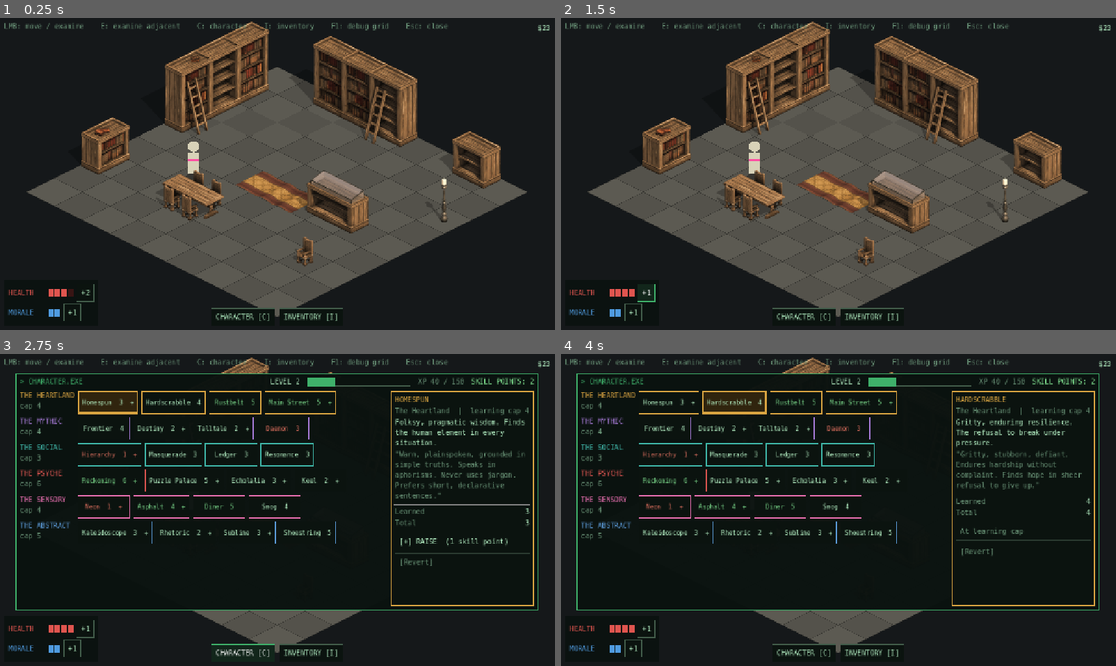
Above: before the commit, frames 1-4 (two rows, left to right).
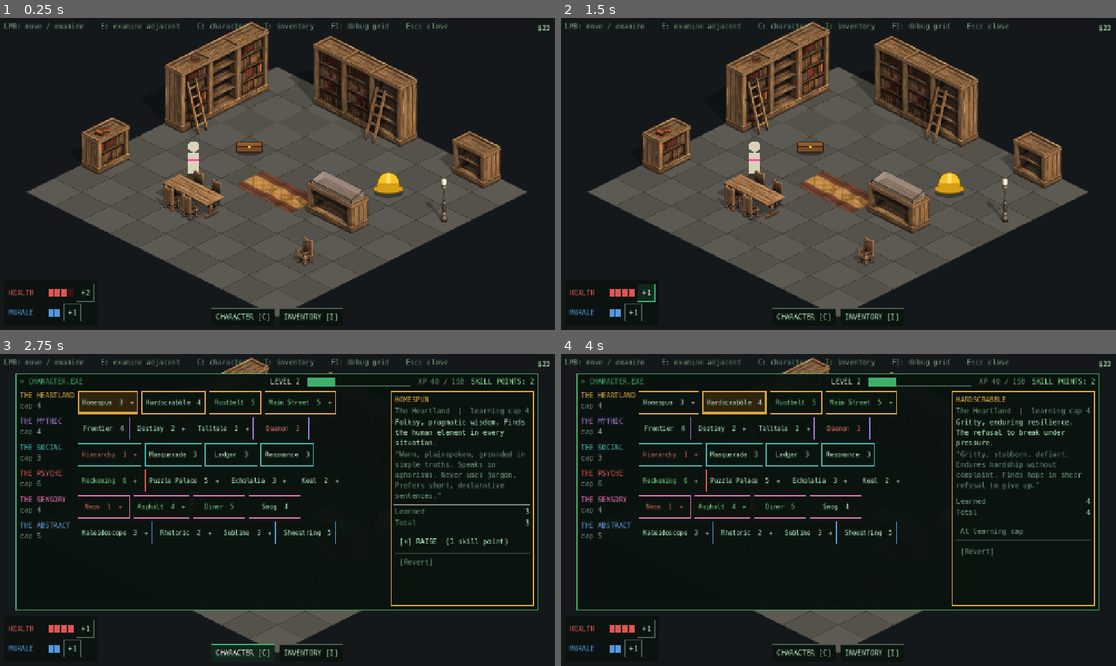
Above: after the commit, the same moments.

Repository: francisgalloway/NeonGraveyard
Game: Godot game, scene res://scenes/main.tscn
The game is run twice, just before and just after one commit, with the same random seed, the same clock (stepped at 60 frames per second) and the same inputs.
Inputs:
- Up to frame 1 (0.25 s): no input
- Up to frame 2 (1.5 s): click "+2" at 0.5 s; click "+1" at 1.25 s
- Up to frame 3 (2.75 s): click "CHARACTER [C]" at 2 s
- Up to frame 4 (4 s): click "Homespun 3 +" at 2.75 s; click "Hardscrabble 4" at 3.5 s

The runs differ from the first frame. In frame 1, 0.5% of the frame differs, in the area x 42-73%, y 39-58%; in frame 2, 0.5%; in frame 3, less than 0.1%; in frame 4, less than 0.1%.

Commit message:
Add pick-ups (hard hat) and money containers (wallet); move health/morale HUD behind other windows
Co-Authored-By: Claude Sonnet 5.5 <noreply@anthropic.com>
Claude-Session: https://claude.ai/code/session_01MG3yv5XxnnMzXfZJAKpubL

Diff:
--- /dev/null
+++ b/data/interactables/hard_hat.json
@@ -0,0 +1,10 @@
+{
+  "id": "hard_hat",
+  "name": "Hard Hat",
+  "kind": "pickup",
+  "item": "hard_hat",
+  "image": "res://assets/placeholders/hard_hat.png",
+  "origin": [64, 96],
+  "cell": [6, 2],
+  "blocking": false
+}
--- /dev/null
+++ b/data/interactables/wallet.json
@@ -0,0 +1,10 @@
+{
+  "id": "wallet",
+  "name": "Wallet",
+  "kind": "money",
+  "amount": 10,
+  "image": "res://assets/placeholders/wallet.png",
+  "origin": [64, 96],
+  "cell": [2, 3],
+  "blocking": false
+}
--- a/data/items.json
+++ b/data/items.json
@@ -24,6 +24,9 @@
     {"id": "antistatic_gloves", "name": "Anti-static Gloves", "type": "clothes", "slot": "gloves",
      "description": "[placeholder] Pale blue. Perfect for touching machines, terrible for touching people.",
      "modifiers": {"shoestring": 1, "resonance": -1}},
+    {"id": "hard_hat", "name": "Yellow Hard Hat", "type": "clothes", "slot": "headgear",
+     "description": "[placeholder] Scuffed, dented, and left behind by someone in a hurry.",
+     "modifiers": {"hardscrabble": 1, "hierarchy": -1}},
     {"id": "paperclip", "name": "Paperclip", "type": "other",
      "description": "[placeholder] Bent, reliable, and underestimated.", "modifiers": {}},
     {"id": "blank_floppy", "name": "Blank Floppy Disk", "type": "other",
--- a/data/room.json
+++ b/data/room.json
@@ -16,5 +16,5 @@
     {"sprite": "libraryChair", "dir": "S", "cell": [7, 6]},
     {"sprite": "candleStand", "dir": "S", "cell": [8, 2]}
   ],
-  "interactables": ["display_case"]
+  "interactables": ["display_case", "hard_hat", "wallet"]
 }
--- a/scripts/character.gd
+++ b/scripts/character.gd
@@ -184,6 +184,14 @@
 	changed.emit()
 
 
+func add_item(item_id: String) -> bool:
+	if not items.has(item_id):
+		return false
+	inventory.append(item_id)
+	changed.emit()
+	return true
+
+
 ## All clothes the player owns (worn first, in slot order), or all non-clothes items.
 func owned_items(type: String) -> Array[String]:
 	var out: Array[String] = []
--- a/scripts/character_menu.gd
+++ b/scripts/character_menu.gd
@@ -13,6 +13,7 @@
 const PANEL_BG := Color(0.04, 0.07, 0.06, 0.97)
 
 var _root: Control
+var _hud_layer: CanvasLayer
 var _sheet: PanelContainer
 var _sheet_body: VBoxContainer
 var _inv: PanelContainer
@@ -216,11 +217,21 @@
 
 
 func _build_hud() -> void:
+	# Health and morale live on a low layer so dialogue and menu windows draw over them.
+	_hud_layer = CanvasLayer.new()
+	_hud_layer.layer = 5
+	add_child(_hud_layer)
+	var hud_root := Control.new()
+	hud_root.theme = UIStyle.make_theme()
+	hud_root.set_anchors_preset(Control.PRESET_FULL_RECT)
+	hud_root.mouse_filter = Control.MOUSE_FILTER_IGNORE
+	_hud_layer.add_child(hud_root)
+
 	var box := PanelContainer.new()
 	box.add_theme_stylebox_override("panel", UIStyle.box(UIStyle.DIM.darkened(0.3), Color(0.04, 0.07, 0.06, 0.88), 1))
 	box.set_anchors_and_offsets_preset(Control.PRESET_BOTTOM_LEFT, Control.PRESET_MODE_MINSIZE, 12)
 	box.grow_vertical = Control.GROW_DIRECTION_BEGIN
-	_root.add_child(box)
+	hud_root.add_child(box)
 	var vb := VBoxContainer.new()
 	box.add_child(vb)
 	var h := _bar_row("HEALTH", HEALTH_COLOR, "health")
--- a/scripts/dialogue_ui.gd
+++ b/scripts/dialogue_ui.gd
@@ -20,6 +20,7 @@
 var _scroll: ScrollContainer
 var _log: VBoxContainer
 var _choices: VBoxContainer
+var _toasts: VBoxContainer
 var _data: Dictionary = {}
 var _is_open := false
 
@@ -37,6 +38,7 @@
 	_root.mouse_filter = Control.MOUSE_FILTER_IGNORE
 	add_child(_root)
 	_build_dialogue()
+	_build_toasts()
 	_build_hint()
 
 
@@ -103,6 +105,31 @@
 	_choices = VBoxContainer.new()
 	_choices.add_theme_constant_override("separation", 4)
 	vb.add_child(_choices)
+
+
+func _build_toasts() -> void:
+	_toasts = VBoxContainer.new()
+	_toasts.add_theme_constant_override("separation", 6)
+	_toasts.mouse_filter = Control.MOUSE_FILTER_IGNORE
+	_toasts.set_anchors_and_offsets_preset(Control.PRESET_CENTER_TOP, Control.PRESET_MODE_MINSIZE, 44)
+	_toasts.grow_horizontal = Control.GROW_DIRECTION_BOTH
+	_root.add_child(_toasts)
+
+
+## A short non-blocking notice at the top of the screen ("Picked up: ...").
+func toast(text: String, color: Color = FG) -> void:
+	var pc := PanelContainer.new()
+	pc.mouse_filter = Control.MOUSE_FILTER_IGNORE
+	pc.add_theme_stylebox_override("panel", _box(color, BG, 2))
+	var l := Label.new()
+	l.text = text
+	l.add_theme_color_override("font_color", color)
+	pc.add_child(l)
+	_toasts.add_child(pc)
+	var tw := create_tween()
+	tw.tween_interval(2.4)
+	tw.tween_property(pc, "modulate:a", 0.0, 0.5)
+	tw.tween_callback(pc.queue_free)
 
 
 func _build_hint() -> void:
--- a/scripts/room.gd
+++ b/scripts/room.gd
@@ -2,7 +2,7 @@
 ## The prototype room: floor, props, player, interactables, click-to-move.
 ##
 ## Everything in the room comes from data/room.json and data/interactables/*.json.
-## Controls: left-click to move or examine, E to examine something adjacent,
+## Controls: left-click to move, examine or pick up, E to examine something adjacent,
 ## C for the character sheet, I for the inventory, F1 for the debug grid,
 ## Esc closes whatever is open.
 
@@ -60,11 +60,15 @@
 
 	for id in room["interactables"]:
 		var data: Dictionary = _load_json("%s%s.json" % [INTERACTABLE_DIR, id])
+		if String(data.get("kind", "dialogue")) == "pickup" and GameState.has_flag("taken:%s" % data["id"]):
+			continue
 		var spr := _spawn_sprite(data, _entities)
 		click_targets.append({"sprite": spr, "data": data})
+		var blocking: bool = data.get("blocking", true)
 		for c in data.get("solid", [data["cell"]]):
 			var cell := Vector2i(int(c[0]), int(c[1]))
-			solid[cell] = true
+			if blocking:
+				solid[cell] = true
 			interactables[cell] = data
 
 	_setup_pathfinding()
@@ -103,9 +107,14 @@
 
 func _spawn_sprite(d: Dictionary, parent: Node2D) -> Sprite2D:
 	var spr := Sprite2D.new()
-	spr.texture = load("%s%s_%s.png" % [SPRITE_DIR, d["sprite"], d["dir"]])
 	spr.centered = false
-	spr.offset = -Iso.SPRITE_ORIGIN
+	if d.has("image"):
+		# Standalone placeholder image: "origin" is the pixel that sits on the cell centre.
+		spr.texture = load(String(d["image"]))
+		spr.offset = -Vector2(float(d["origin"][0]), float(d["origin"][1]))
+	else:
+		spr.texture = load("%s%s_%s.png" % [SPRITE_DIR, d["sprite"], d["dir"]])
+		spr.offset = -Iso.SPRITE_ORIGIN
 	spr.position = Iso.cell_to_world(Vector2(float(d["cell"][0]), float(d["cell"][1])))
 	parent.add_child(spr)
 	return spr
@@ -213,9 +222,49 @@
 		_open(data)
 
 
+## What happens when the player interacts with an object, by its "kind":
+## "pickup" goes into the inventory and leaves the room, "money" gives cash once,
+## anything else (the default, "dialogue") opens the dialogue panel.
 func _open(data: Dictionary) -> void:
 	pending = {}
-	ui.open(data)
+	match String(data.get("kind", "dialogue")):
+		"pickup":
+			_pick_up(data)
+		"money":
+			_loot_money(data)
+		_:
+			ui.open(data)
+
+
+func _pick_up(data: Dictionary) -> void:
+	var item_id := String(data["item"])
+	Character.add_item(item_id)
+	GameState.set_flag("taken:%s" % data["id"])
+	_remove_interactable(data)
+	ui.toast("Picked up: %s" % Character.item_name(item_id), UIStyle.GOOD)
+
+
+func _loot_money(data: Dictionary) -> void:
+	var key := "looted:%s" % data["id"]
+	if GameState.has_flag(key):
+		ui.toast("The %s is empty." % String(data["name"]).to_lower(), UIStyle.DIM)
+		return
+	GameState.set_flag(key)
+	var amount := int(data["amount"])
+	Character.add_money(amount)
+	ui.toast("+%s%d  from the %s" % [Character.currency, amount, String(data["name"]).to_lower()], UIStyle.GOOD)
+
+
+func _remove_interactable(data: Dictionary) -> void:
+	for cell in _cells_of(data):
+		interactables.erase(cell)
+		solid.erase(cell)
+		if astar.is_in_boundsv(cell):
+			astar.set_point_solid(cell, false)
+	for i in range(click_targets.size() - 1, -1, -1):
+		if is_same(click_targets[i]["data"], data):
+			click_targets[i]["sprite"].queue_free()
+			click_targets.remove_at(i)
 
 
 func _cells_of(data: Dictionary) -> Array[Vector2i]:
--- a/tests/run_tests.gd
+++ b/tests/run_tests.gd
@@ -68,6 +68,9 @@
 	var data_ok := true
 	for id in room["interactables"]:
 		var d: Dictionary = JSON.parse_string(FileAccess.get_file_as_string("res://data/interactables/%s.json" % id))
+		if d.get("kind", "dialogue") != "dialogue":
+			data_ok = data_ok and FileAccess.file_exists(String(d["image"]))
+			continue
 		data_ok = data_ok and FileAccess.file_exists("res://assets/kenney_library/Isometric/%s_%s.png" % [d["sprite"], d["dir"]])
 		for entry in d["passives"] + d["actives"]:
 			data_ok = data_ok and skills.skills.has(entry["skill"]) and (typeof(entry["difficulty"]) != TYPE_STRING or skills.DIFFICULTIES.has(entry["difficulty"]))
--- /dev/null
+++ b/tests/screenshot_pickups.gd
@@ -0,0 +1,44 @@
+extends SceneTree
+## Renders the room with pick-ups, the HUD under the dialogue, and the toasts:
+##   xvfb-run -a godot --rendering-driver opengl3 --path . --script tests/screenshot_pickups.gd -- OUT_DIR
+
+func _initialize() -> void:
+	var out_dir := "/tmp"
+	var args := OS.get_cmdline_user_args()
+	if args.size() > 0:
+		out_dir = args[0]
+	var scene: Node = load("res://scenes/main.tscn").instantiate()
+	root.add_child(scene)
+	for i in 6:
+		await process_frame
+	_save("%s/pick_room.png" % out_dir)
+
+	scene.ui.open(scene.interactables[Vector2i(6, 4)])
+	for i in 6:
+		await process_frame
+	_save("%s/pick_dialogue.png" % out_dir)
+	scene.ui.close()
+
+	var hat: Dictionary
+	var wallet: Dictionary
+	for t in scene.click_targets:
+		if t["data"]["id"] == "hard_hat":
+			hat = t["data"]
+		elif t["data"]["id"] == "wallet":
+			wallet = t["data"]
+	scene._open(wallet)
+	scene._open(hat)
+	for i in 6:
+		await process_frame
+	_save("%s/pick_toast.png" % out_dir)
+	scene.menu.open_inventory()
+	scene.menu._selected_item = "hard_hat"
+	scene.menu._refresh()
+	for i in 4:
+		await process_frame
+	_save("%s/pick_inventory.png" % out_dir)
+	quit(0)
+
+
+func _save(path: String) -> void:
+	print("saved ", path, " err=", root.get_texture().get_image().save_png(path))
--- a/tests/test_character.gd
+++ b/tests/test_character.gd
@@ -20,7 +20,7 @@
 
 	# --- starting state -------------------------------------------------------
 	check(ch.money == 23 and ch.level == 2 and ch.xp == 40 and ch.skill_points == 2, "starting money, level, XP and skill points load")
-	check(ch.items.size() == 11, "11 items loaded (got %d)" % ch.items.size())
+	check(ch.items.size() == 12, "12 items loaded (got %d)" % ch.items.size())
 
 	# --- data validation ------------------------------------------------------
 	var items_ok := true
--- /dev/null
+++ b/tests/test_pickups.gd
@@ -0,0 +1,82 @@
+extends SceneTree
+## Headless checks for pick-ups, money containers and HUD layering. Run with:
+##   godot --headless --path . --script tests/test_pickups.gd
+
+var failures := 0
+
+
+func check(cond: bool, msg: String) -> void:
+	if cond:
+		print("PASS  ", msg)
+	else:
+		print("FAIL  ", msg)
+		failures += 1
+
+
+func _wait(cond: Callable, max_frames: int = 1500) -> bool:
+	var f := 0
+	while not cond.call() and f < max_frames:
+		await process_frame
+		f += 1
+	return cond.call()
+
+
+func _find(scene: Node, id: String) -> Dictionary:
+	for t in scene.click_targets:
+		if t["data"]["id"] == id:
+			return t["data"]
+	return {}
+
+
+func _initialize() -> void:
+	var ch := root.get_node("Character")
+	var state := root.get_node("GameState")
+	await process_frame
+	Engine.time_scale = 10.0
+	var scene: Node = load("res://scenes/main.tscn").instantiate()
+	root.add_child(scene)
+	await process_frame
+	await process_frame
+
+	var hat := _find(scene, "hard_hat")
+	var wallet := _find(scene, "wallet")
+	check(not hat.is_empty() and not wallet.is_empty(), "hard hat and wallet are in the room")
+	check(scene.click_targets.size() == 3, "room has 3 interactables (case, hat, wallet)")
+	check(not scene.solid.has(Vector2i(6, 2)) and not scene.solid.has(Vector2i(2, 3)), "pick-ups do not block movement")
+	check(scene.interactables.has(Vector2i(6, 2)) and scene.interactables.has(Vector2i(2, 3)), "pick-ups are interactable")
+
+	# --- HUD layering ---------------------------------------------------------
+	check(scene.menu._hud_layer.layer < scene.ui.layer and scene.ui.layer < scene.menu.layer, "health/morale HUD is behind the dialogue, which is behind the menus")
+
+	# --- wallet: money-only container ----------------------------------------
+	var money0: int = ch.money
+	scene._go_interact(wallet)
+	check(scene.player.is_walking(), "clicking the wallet sends the player to it")
+	var got: bool = await _wait(func() -> bool: return ch.money != money0)
+	check(got and ch.money == money0 + 10, "walking up to the wallet gives $10 (money %d -> %d)" % [money0, ch.money])
+	check(scene.interactables.has(Vector2i(2, 3)) and _find(scene, "wallet") == wallet, "the wallet stays in the room")
+	scene._open(wallet)
+	check(ch.money == money0 + 10, "a looted wallet gives nothing more")
+	check(scene.ui._toasts.get_child_count() >= 2, "toasts appeared for the loot and for the empty wallet")
+
+	# --- hard hat: pick-up item ----------------------------------------------
+	var inv0: int = ch.inventory.size()
+	check(not ch.inventory.has("hard_hat") and not ch.is_worn("hard_hat"), "no hard hat before pickup")
+	scene._go_interact(hat)
+	var took: bool = await _wait(func() -> bool: return ch.inventory.has("hard_hat"))
+	check(took and ch.inventory.size() == inv0 + 1, "walking up to the hard hat puts it in the inventory")
+	await process_frame
+	check(not scene.interactables.has(Vector2i(6, 2)), "the hat is no longer interactable")
+	check(_find(scene, "hard_hat").is_empty() and scene.click_targets.size() == 2, "the hat's sprite is removed from the room")
+	check(state.has_flag("taken:hard_hat"), "pick-up is recorded so it stays gone")
+
+	# --- the hat works as clothing -------------------------------------------
+	var hp0: int = ch.max_health()
+	var hs0: int = root.get_node("Skills").get_level("hardscrabble")
+	ch.equip("hard_hat")
+	check(ch.equipment["headgear"] == "hard_hat", "the hat can be worn as headgear")
+	check(root.get_node("Skills").get_level("hardscrabble") == hs0 + 1 and ch.max_health() == hp0 + 1, "the hat adds +1 Hardscrabble, which raises max health")
+
+	Engine.time_scale = 1.0
+	print("\n%s (%d failed)" % ["ALL PASSED" if failures == 0 else "FAILURES", failures])
+	quit(failures)
Binary file added: assets/placeholders/hard_hat.png
Not shown, added: assets/placeholders/hard_hat.png.import
Binary file added: assets/placeholders/wallet.png
Not shown, added: assets/placeholders/wallet.png.import
Not shown, added: tests/screenshot_menu.gd.uid
Not shown, added: tests/test_character.gd.uid
Not shown, changed: README.md
